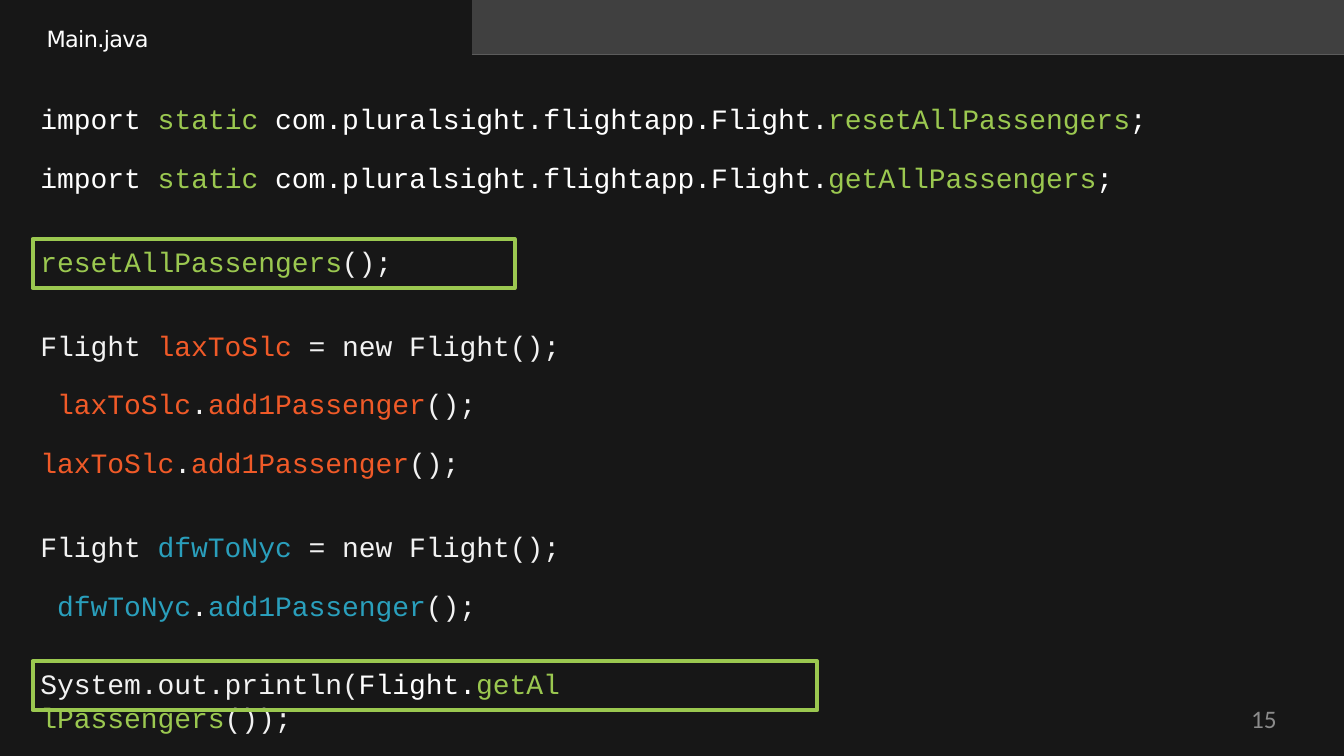
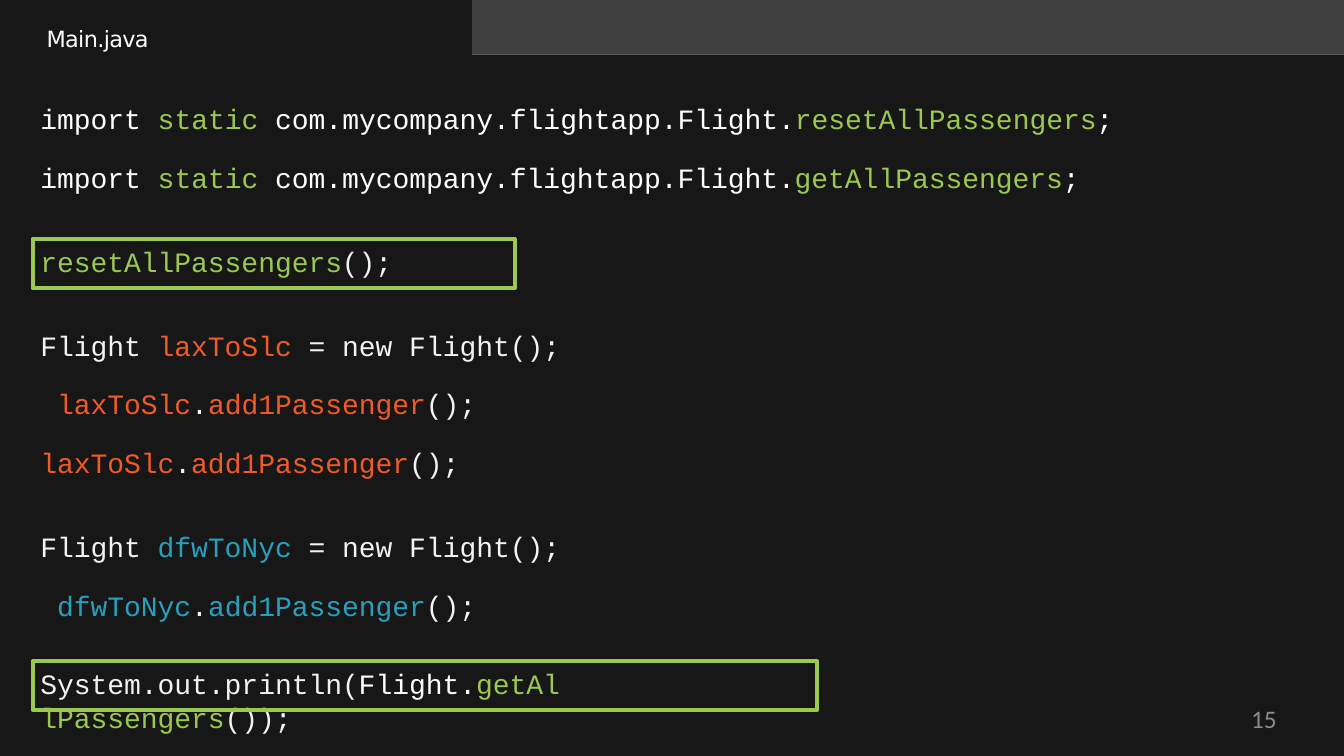
Before and after one commit to StevenJoseph19/JR-31, a slide deck: slide 15 of 1. Core Java 8/Day 3/Slides/4. Using Static Members/using-static-members-slides.pptx. Drawn at 1344x756 pixels with LibreOffice and Linux fonts; fonts in the diff are those of the drawing; background and template pictures are left out. Boxes give left, top, right and bottom in pixels: in the first picture for what was removed or moved away, otherwise in the second. Text is boxed around its words. In the diff, an @@ line names an element or a change of style, - is before the commit and + after.

```diff
--- a/1. Core Java 8/Day 3/Slides/4. Using Static Members/using-static-members-slides.pptx
+++ b/1. Core Java 8/Day 3/Slides/4. Using Static Members/using-static-members-slides.pptx
@@ title at bbox=[40, 109, 1113, 194]: text changed @@
-import static com.pluralsight.flightapp.Flight.resetAllPassengers;
-import static com.pluralsight.flightapp.Flight.getAllPassengers;
+import static com.mycompany.flightapp.Flight.resetAllPassengers;
+import static com.mycompany.flightapp.Flight.getAllPassengers;
```
Also in this commit, not shown: 2 other slides changed, 2 other files.
